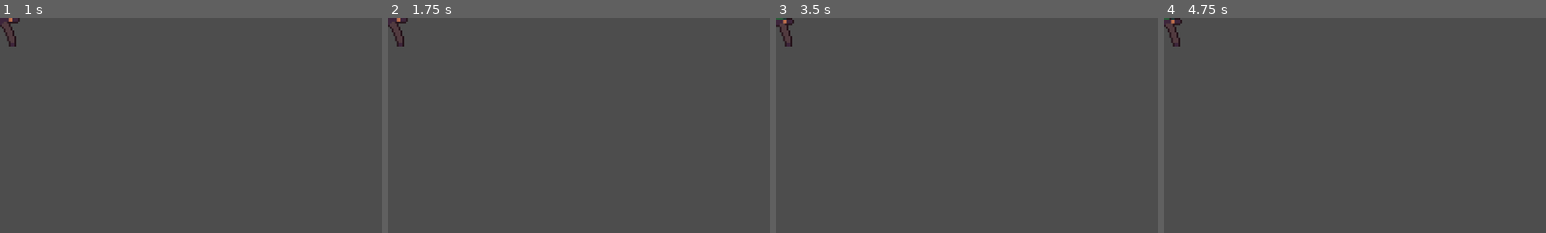
Above: before the commit, frames 1-4 (left to right).
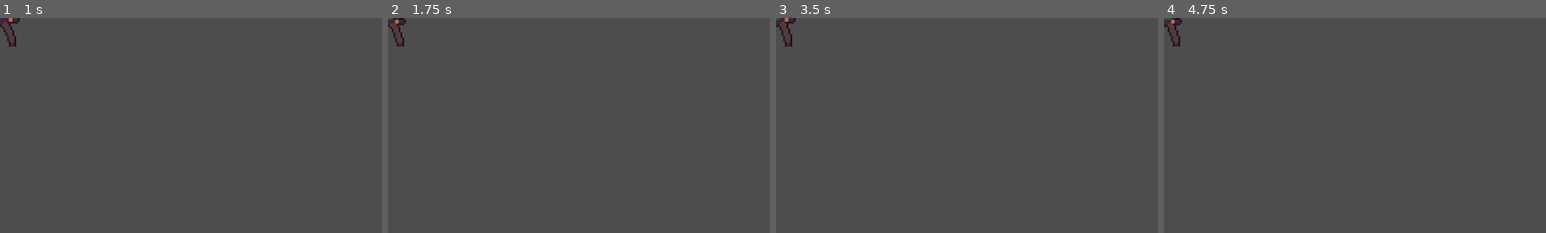
Above: after the commit, the same moments.

Repository: Lertos/last-feller-alive
Game: Godot game, scene res://scenes/player.tscn
The game is run twice, just before and just after one commit, with the same random seed, the same clock (stepped at 60 frames per second) and the same inputs. This scene is started directly instead of the project's main scene.
Inputs:
- Up to frame 1 (1 s): hold D (right) from 0.53 s (still down); tap E (hurt) at 0.6 s; tap Space (jump, bound only before the commit) at 0.77, 0.8 s
- Up to frame 2 (1.75 s): tap Space (jump, bound only before the commit) at 1.07, 1.35, 1.52 s; release D (right) at 1.28 s; hold S (down) from 1.28 s (still down); tap E (hurt) at 1.55 s
- Up to frame 3 (3.5 s): tap Space (jump, bound only before the commit) at 1.82, 2.3, 3.02, 3.32 s; release S (down) at 2.03 s; hold D (right) 2.03-2.78 s; tap Q (death) at 2.1 s; tap Enter at 2.75 s; hold W (up) from 2.78 s (still down); tap E (hurt) at 2.85 s
- Up to frame 4 (4.75 s): release W (up) at 3.53 s; hold A (left) from 3.53 s (still down); tap E (hurt) at 3.6, 4.55 s; tap Space (jump, bound only before the commit) at 3.77, 3.8, 4.07, 4.35, 4.52 s
The pictures show only the part of the screen within x 0-50%, y 0-50%; the shares and areas given below are measured in that part.

Frame 1 is identical in both runs. In frame 2, 0.1% of the frame differs, in the area x 0-6%, y 0-12%; in frame 3, 0.1%; in frame 4, less than 0.1%.

Commit message:
Adding proper dashing

Diff:
--- a/project.godot
+++ b/project.godot
@@ -33,7 +33,7 @@
 
 [input]
 
-jump={
+dash={
 "deadzone": 0.5,
 "events": [Object(InputEventKey,"resource_local_to_scene":false,"resource_name":"","device":0,"window_id":0,"alt_pressed":false,"shift_pressed":false,"ctrl_pressed":false,"meta_pressed":false,"pressed":false,"keycode":0,"physical_keycode":32,"key_label":0,"unicode":0,"echo":false,"script":null)
 ]
--- a/scenes/player.gd
+++ b/scenes/player.gd
@@ -3,11 +3,14 @@
 enum DIRECTION {LEFT, RIGHT}
 
 var dir: DIRECTION = DIRECTION.RIGHT
-var is_jumping: bool = false
+var is_dashing: bool = false
 var is_dead: bool = false
 var is_hurt: bool = false
 
-@export var speed = 500
+@export var normal_speed = 500
+@export var dashing_speed = 900
+
+var speed = normal_speed
 
 
 func _ready():
@@ -21,12 +24,7 @@
 	if $MultiplayerSynchronizer.get_multiplayer_authority() != multiplayer.get_unique_id():
 		return
 
-	if is_jumping or is_dead or is_hurt:
-		return
-
-	if Input.is_action_just_pressed("jump"):
-		is_jumping = true
-		$AnimationPlayer.play("jump")
+	if is_dashing or is_dead or is_hurt:
 		return
 
 	if Input.is_action_just_pressed("death"):
@@ -40,6 +38,15 @@
 		return
 
 	var input_direction = Input.get_vector("left", "right", "up", "down")
+
+	if Input.is_action_just_pressed("dash"):
+		is_dashing = true
+
+		velocity = input_direction * dashing_speed
+
+		$AnimationPlayer.play("dash")
+		return
+
 	velocity = input_direction * speed
 
 	if input_direction == Vector2.ZERO:
@@ -54,8 +61,8 @@
 		$AnimationPlayer.play("run")
 
 
-func stop_jumping():
-	is_jumping = false
+func stop_dashing():
+	is_dashing = false
 
 
 func stop_hurting():
--- a/scenes/player.tscn
+++ b/scenes/player.tscn
@@ -17,7 +17,7 @@
 tracks/0/keys = {
 "times": PackedFloat32Array(0),
 "transitions": PackedFloat32Array(1),
-"update": 1,
+"update": 0,
 "values": [0]
 }
 
@@ -33,7 +33,7 @@
 tracks/0/keys = {
 "times": PackedFloat32Array(0, 0.1, 0.2, 0.3, 0.4, 0.5),
 "transitions": PackedFloat32Array(1, 1, 1, 1, 1, 1),
-"update": 1,
+"update": 0,
 "values": [19, 20, 21, 22, 23, 24]
 }
 
@@ -49,7 +49,7 @@
 tracks/0/keys = {
 "times": PackedFloat32Array(0),
 "transitions": PackedFloat32Array(1),
-"update": 1,
+"update": 0,
 "values": [17]
 }
 tracks/1/type = "method"
@@ -80,38 +80,8 @@
 tracks/0/keys = {
 "times": PackedFloat32Array(0, 0.2, 0.4, 0.6),
 "transitions": PackedFloat32Array(1, 1, 1, 1),
-"update": 1,
+"update": 0,
 "values": [6, 7, 8, 9]
-}
-
-[sub_resource type="Animation" id="Animation_yc23n"]
-resource_name = "jump"
-length = 0.6
-tracks/0/type = "value"
-tracks/0/imported = false
-tracks/0/enabled = true
-tracks/0/path = NodePath("Sprite2D:frame")
-tracks/0/interp = 1
-tracks/0/loop_wrap = true
-tracks/0/keys = {
-"times": PackedFloat32Array(0, 0.1, 0.2, 0.3, 0.4, 0.5),
-"transitions": PackedFloat32Array(1, 1, 1, 1, 1, 1),
-"update": 1,
-"values": [10, 11, 12, 13, 14, 15]
-}
-tracks/1/type = "method"
-tracks/1/imported = false
-tracks/1/enabled = true
-tracks/1/path = NodePath(".")
-tracks/1/interp = 1
-tracks/1/loop_wrap = true
-tracks/1/keys = {
-"times": PackedFloat32Array(0.6),
-"transitions": PackedFloat32Array(1),
-"values": [{
-"args": [],
-"method": &"stop_jumping"
-}]
 }
 
 [sub_resource type="Animation" id="Animation_qhyd8"]
@@ -127,17 +97,59 @@
 tracks/0/keys = {
 "times": PackedFloat32Array(0, 0.1, 0.2, 0.3, 0.4, 0.5),
 "transitions": PackedFloat32Array(1, 1, 1, 1, 1, 1),
-"update": 1,
+"update": 0,
 "values": [0, 1, 2, 3, 4, 5]
+}
+
+[sub_resource type="Animation" id="Animation_yc23n"]
+resource_name = "dash"
+length = 0.3
+tracks/0/type = "value"
+tracks/0/imported = false
+tracks/0/enabled = true
+tracks/0/path = NodePath("Sprite2D:modulate")
+tracks/0/interp = 1
+tracks/0/loop_wrap = true
+tracks/0/keys = {
+"times": PackedFloat32Array(0, 0.2, 0.3),
+"transitions": PackedFloat32Array(1, 1, 1),
+"update": 0,
+"values": [Color(1, 1, 1, 0.211765), Color(1, 1, 1, 0.211765), Color(1, 1, 1, 1)]
+}
+tracks/1/type = "value"
+tracks/1/imported = false
+tracks/1/enabled = true
+tracks/1/path = NodePath("Sprite2D:frame")
+tracks/1/interp = 1
+tracks/1/loop_wrap = true
+tracks/1/keys = {
+"times": PackedFloat32Array(0),
+"transitions": PackedFloat32Array(1),
+"update": 0,
+"values": [5]
+}
+tracks/2/type = "method"
+tracks/2/imported = false
+tracks/2/enabled = true
+tracks/2/path = NodePath(".")
+tracks/2/interp = 1
+tracks/2/loop_wrap = true
+tracks/2/keys = {
+"times": PackedFloat32Array(0.3),
+"transitions": PackedFloat32Array(1),
+"values": [{
+"args": [],
+"method": &"stop_dashing"
+}]
 }
 
 [sub_resource type="AnimationLibrary" id="AnimationLibrary_hvs6d"]
 _data = {
 "RESET": SubResource("Animation_0ri68"),
+"dash": SubResource("Animation_yc23n"),
 "death": SubResource("Animation_5qdro"),
 "hurt": SubResource("Animation_xih3i"),
 "idle": SubResource("Animation_w4i6p"),
-"jump": SubResource("Animation_yc23n"),
 "run": SubResource("Animation_qhyd8")
 }
 
Not shown: 2 places in multiplayer_controller.tscn that only renumber resources
